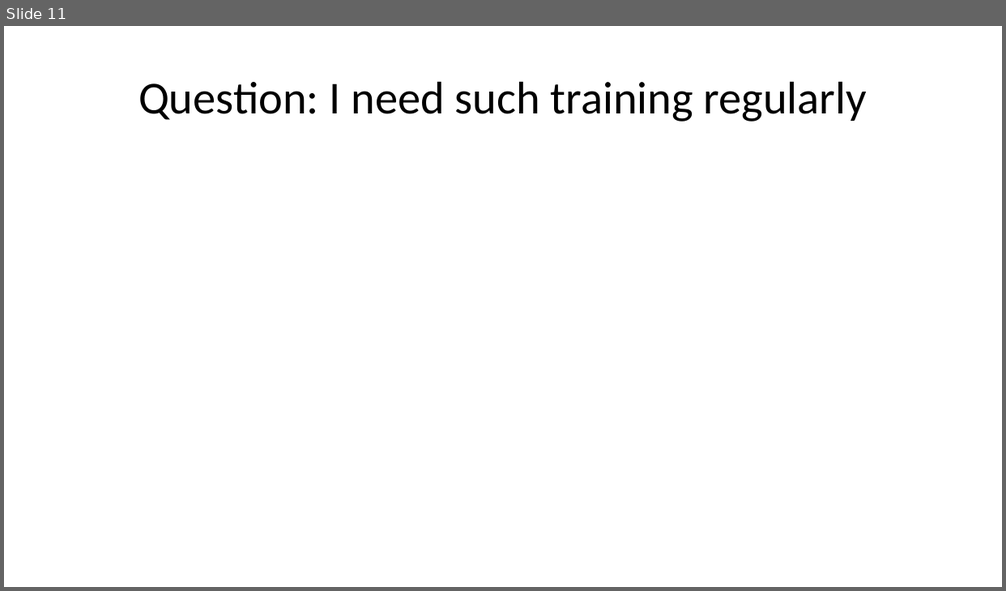
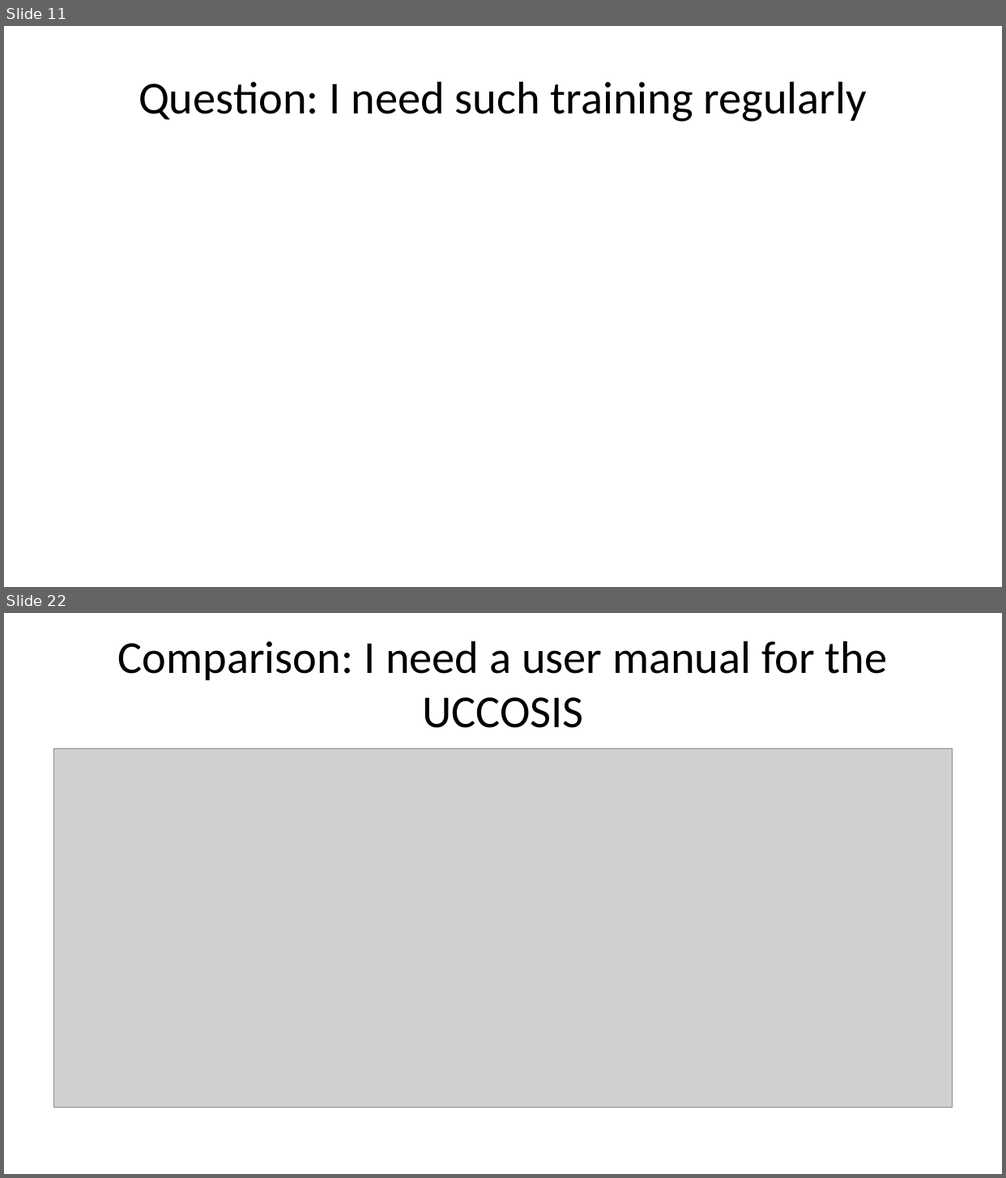
Before and after one commit to Harry6234/Data-Analyis-on-Refresher-Training, a slide deck: data_report.pptx. Shown one above the other, each under a label of ours: slide 11 before the commit, slides 11 and 22 after it; the slides between them are not shown. The pictures are 1006x591 and 1006x1178 pixels, drawn with LibreOffice and Linux fonts; fonts in the diff are those of the drawing; grey boxes stand for pictures. Boxes give left, top, right and bottom in pixels: in the first picture for what was removed or moved away, otherwise in the second. Text is boxed around its words. In the diff, an @@ line names an element or a change of style, - is before the commit and + after.

```diff
--- a/data_report.pptx
+++ b/data_report.pptx
@@ slide 22 added at [4,613,1002,1174], background #FFFFFF @@
@@ title added at [118,641,888,728], 33 pt, text #000000 @@
+Comparison: I need a user manual for the UCCOSIS
@@ picture added at [54,749,952,1108] @@
```
Also in this commit, not shown: 5 slides changed, 18 other slides added, 4 slides removed, 2 other files.
